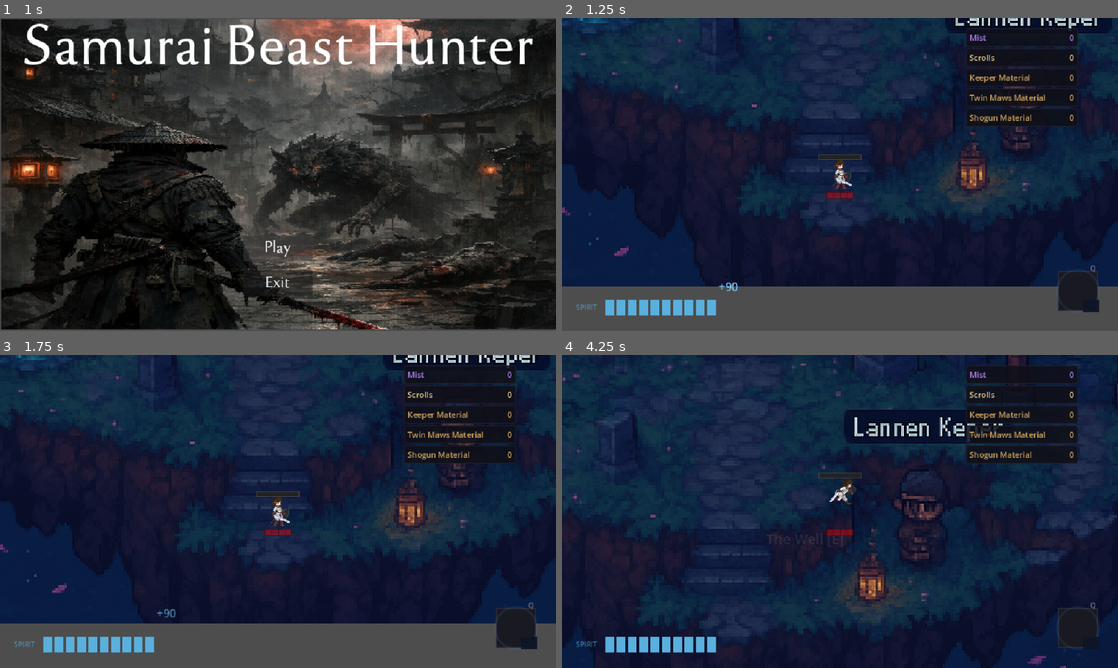
Above: before the commit, frames 1-4 (two rows, left to right).
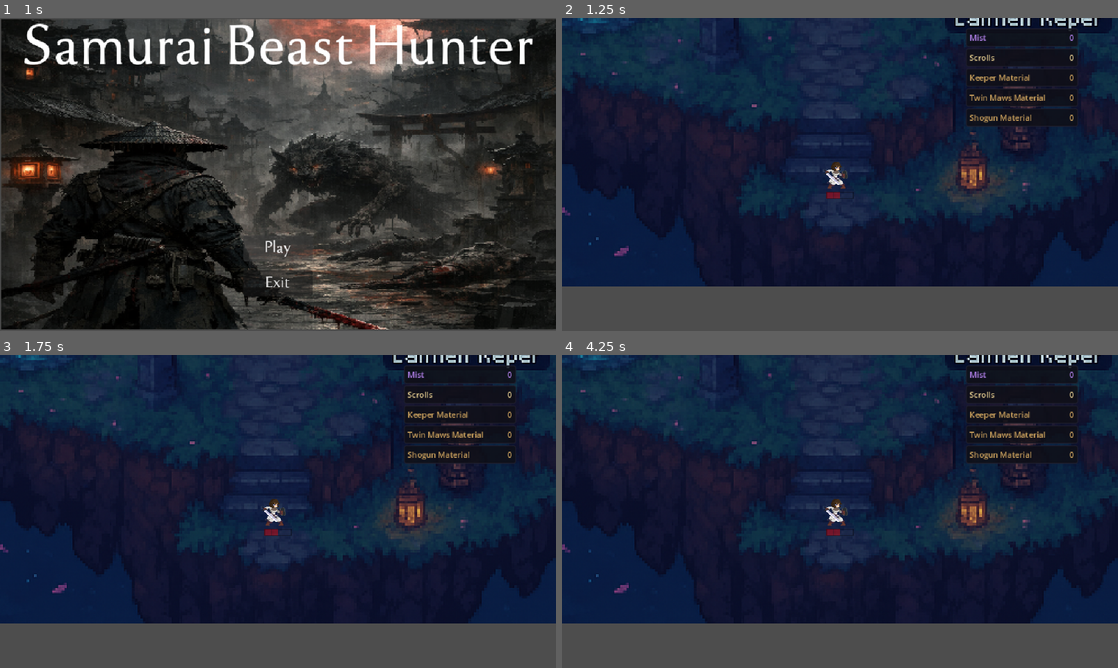
Above: after the commit, the same moments.

Repository: seancl8611/oathbound
Game: Godot game, scene res://TitleScreen/menu.tscn
The game is run twice, just before and just after one commit, with the same random seed, the same clock (stepped at 60 frames per second) and the same inputs. Sound files missing from this copy of the repository are replaced by a short silence.
Inputs (mouse positions are in pixels of both pictures, inside the frame that each line leads up to):
- Up to frame 1 (1 s): click "Play" at 0.5 s
- Up to frame 2 (1.25 s): no input
- Up to frame 3 (1.75 s): move the mouse to (400, 495) at 1.27 s; press the mouse at (400, 495) at 1.28 s; hold D (right) from 1.28 s (still down)
- Up to frame 4 (4.25 s): move the mouse to (728, 527) at 2.02 s; release D (right) at 2.03 s; release the mouse at (728, 527) at 2.03 s; hold S (down) 2.03-2.78 s; tap Space (dash) at 2.1 s; move the mouse to (895, 442) at 2.77 s; hold D (right) 2.78-3.53 s; tap E (execute_finisher) at 2.85 s; move the mouse to (812, 574) at 3.52 s; hold W (up) from 3.53 s (still down); right-click (812, 574) at 3.6 s

Frame 1 is identical in both runs. In frame 2, 2.2% of the frame differs, in the area x 2-97%, y 43-96%; in frame 3, 2.2%; in frame 4, 34%, in the area x 0-100%, y 0-100%.
Error after the commit: Parse Error: Cannot infer the type of "posture_before" variable because the value doesn't have a set type. (res://Player/OathboundPlayerStability.gd:103)

Commit message:
Activate player combat stability layer

Diff:
--- a/game/oathbound/Player/player.tscn
+++ b/game/oathbound/Player/player.tscn
@@ -1,6 +1,6 @@
 [gd_scene load_steps=70 format=3 uid="uid://mgtaninnhcss"]
 
-[ext_resource type="Script" path="res://Player/OathboundPlayer.gd" id="1_37q80"]
+[ext_resource type="Script" path="res://Player/OathboundPlayerStability.gd" id="1_37q80"]
 [ext_resource type="Texture2D" path="res://Textures/Player/player_dash.png" id="2_ke75m"]
 [ext_resource type="PackedScene" path="res://Utility/hurt_box.tscn" id="3_gs51i"]
 [ext_resource type="Script" path="res://Utility/CameraFollow.gd" id="4_6lcks"]
